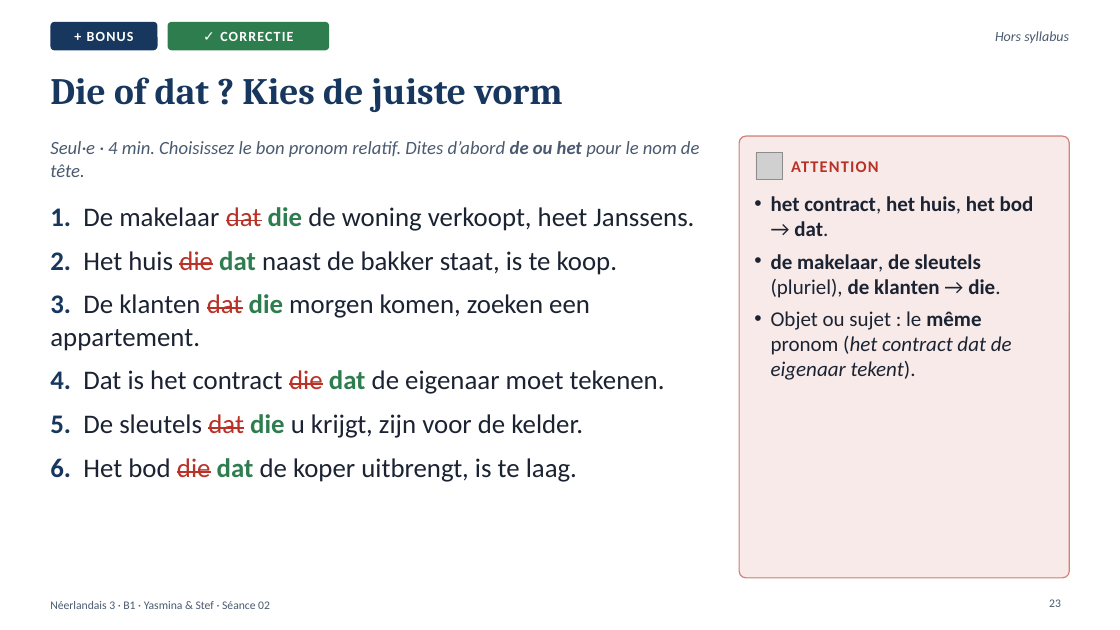
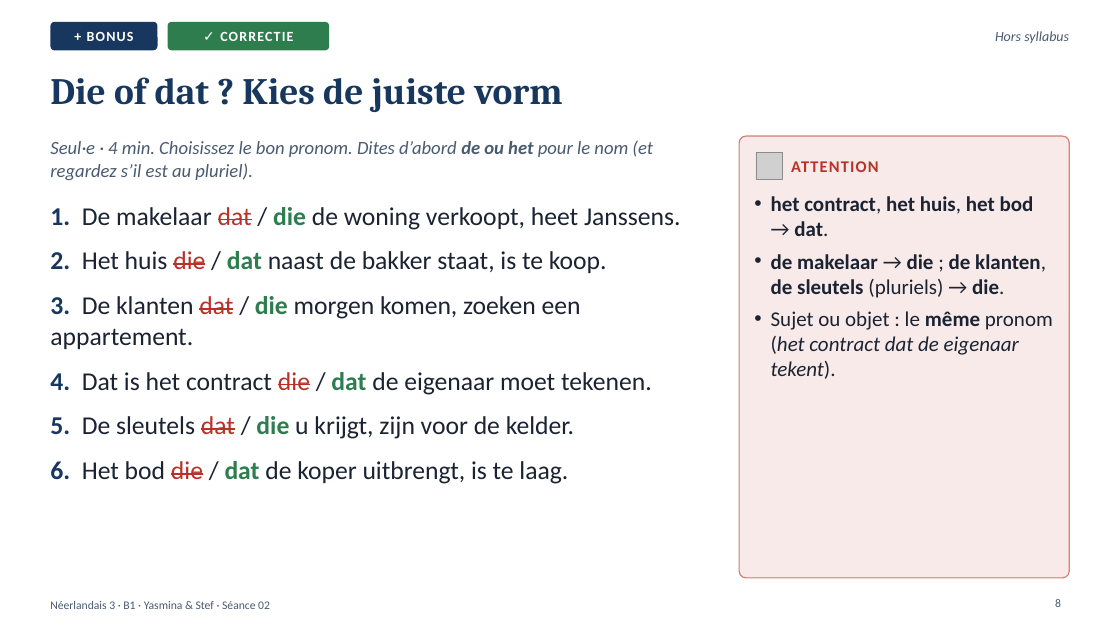
Before and after one commit to ajouniaux/talenleren, a slide deck: slide 8 of neerlandais3/powerpoints/Seance_02_De_woning_beschrijven.pptx (slide 23 before the commit). Drawn at 1120x630 pixels with LibreOffice and Linux fonts; fonts in the diff are those of the drawing; grey boxes stand for pictures. Boxes give left, top, right and bottom in pixels: in the first picture for what was removed or moved away, otherwise in the second. Text is boxed around its words. In the diff, an @@ line names an element or a change of style, - is before the commit and + after.

```diff
--- a/neerlandais3/powerpoints/Seance_02_De_woning_beschrijven.pptx
+++ b/neerlandais3/powerpoints/Seance_02_De_woning_beschrijven.pptx
@@ text at [50, 140, 653, 180]: text changed @@
-Seul·e · 4 min. Choisissez le bon pronom relatif. Dites d’abord de ou het pour le nom de tête.
+Seul·e · 4 min. Choisissez le bon pronom. Dites d’abord de ou het pour le nom (et regardez s’il est au pluriel).
@@ text at [50, 207, 681, 484]: text changed; size 23 to 22 pt @@
-1. De makelaar dat die de woning verkoopt, heet Janssens.
-2. Het huis die dat naast de bakker staat, is te koop.
-3. De klanten dat die morgen komen, zoeken een appartement.
-4. Dat is het contract die dat de eigenaar moet tekenen.
-5. De sleutels dat die u krijgt, zijn voor de kelder.
-6. Het bod die dat de koper uitbrengt, is te laag.
+1. De makelaar dat / die de woning verkoopt, heet Janssens.
+2. Het huis die / dat naast de bakker staat, is te koop.
+3. De klanten dat / die morgen komen, zoeken een appartement.
+4. Dat is het contract die / dat de eigenaar moet tekenen.
+5. De sleutels dat / die u krijgt, zijn voor de kelder.
+6. Het bod die / dat de koper uitbrengt, is te laag.
@@ text at [771, 254, 1053, 379]: text changed @@
-• de makelaar, de sleutels (pluriel), de klanten → die.
-• Objet ou sujet : le même pronom (het contract dat de eigenaar tekent).
+• de makelaar → die ; de klanten, de sleutels (pluriels) → die.
+• Sujet ou objet : le même pronom (het contract dat de eigenaar tekent).
@@ page number at [1055, 599, 1061, 607]: text changed @@
-23
+8
```
Also in this commit, not shown: 18 other slides changed, 4 slides added, 5 slides removed, 15 other files.
